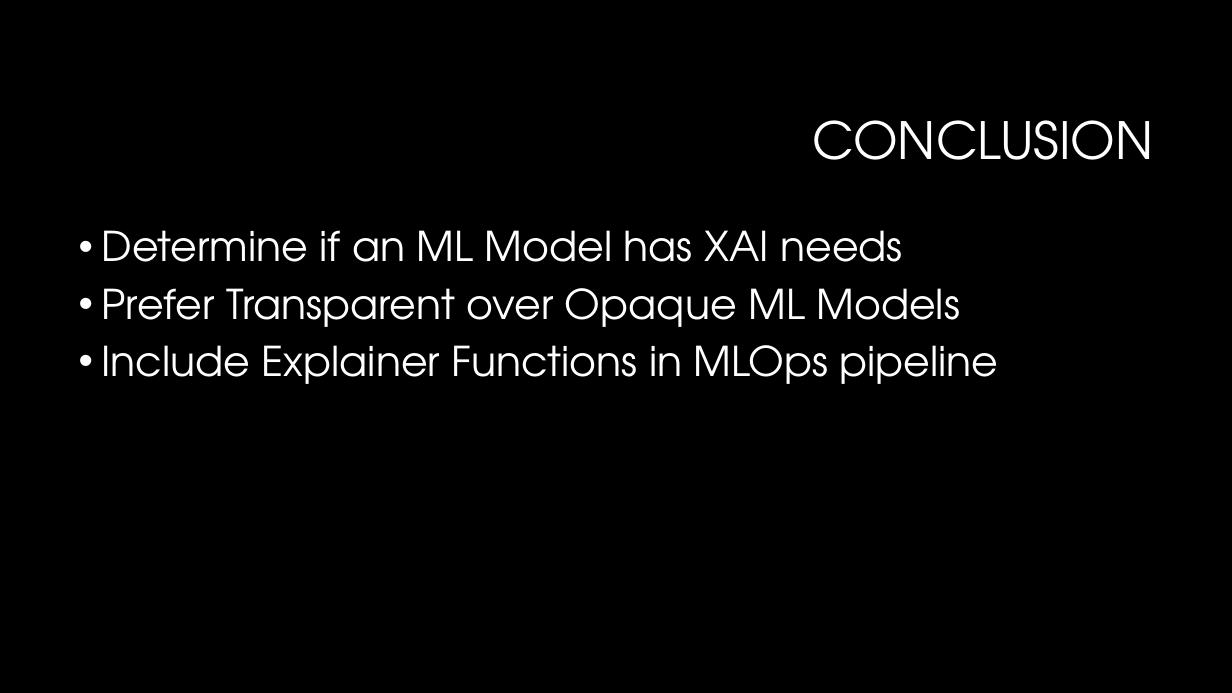
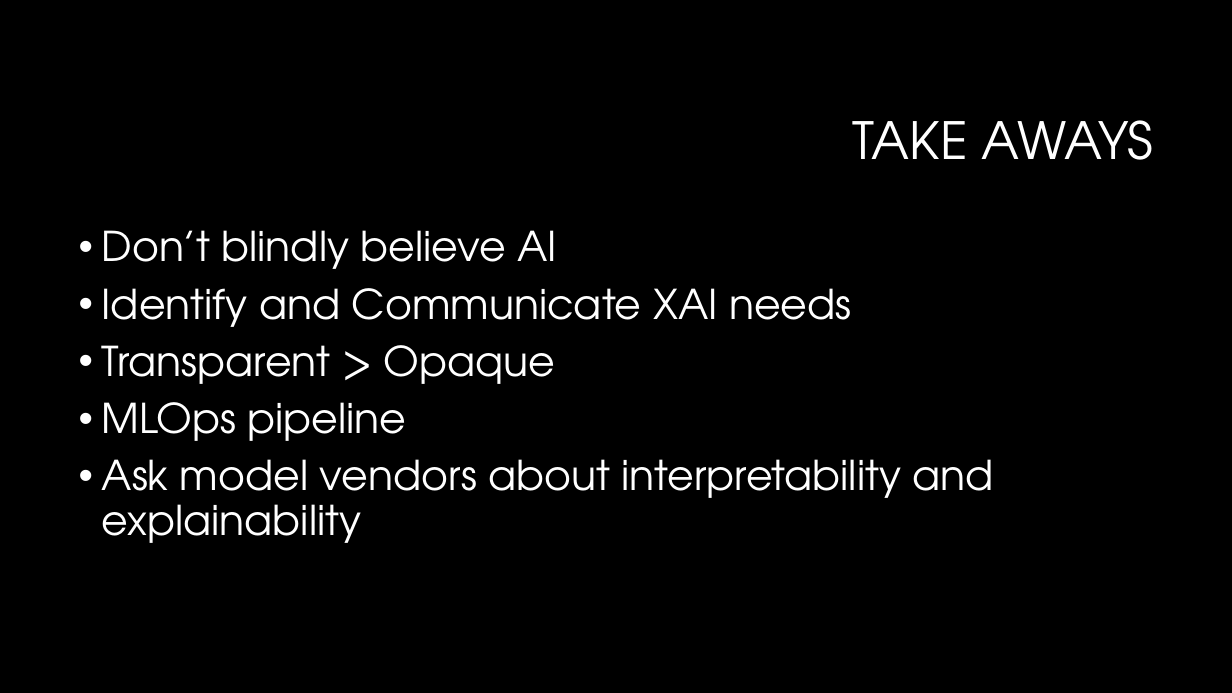
Before and after one commit to newmancodes/why-we-must-ask-why-of-machine-learning, a slide deck: slide 12 of Why We Must Ask Why of Machine Learning.pptx (slide 8 before the commit). Drawn at 1232x693 pixels with LibreOffice and Linux fonts; fonts in the diff are those of the drawing; background and template pictures are left out. Boxes give left, top, right and bottom in pixels: in the first picture for what was removed or moved away, otherwise in the second. Text is boxed around its words. In the diff, an @@ line names an element or a change of style, - is before the commit and + after.

```diff
--- a/Why We Must Ask Why of Machine Learning.pptx
+++ b/Why We Must Ask Why of Machine Learning.pptx
@@ title at (x1=853, y1=120, x2=1153, y2=160): text changed @@
-CONCLUSION
+TAKE AWAYS
@@ text at (x1=102, y1=230, x2=994, y2=543): text changed @@
-• Determine if an ML Model has XAI needs
-• Prefer Transparent over Opaque ML Models
-• Include Explainer Functions in MLOps pipeline
+• Don’t blindly believe AI
+• Identify and Communicate XAI needs
+• Transparent > Opaque
+• MLOps pipeline
+• Ask model vendors about interpretability and explainability
```
Also in this commit, not shown: 4 other slides changed, 6 slides added, 1 slide removed, 1 other file.
